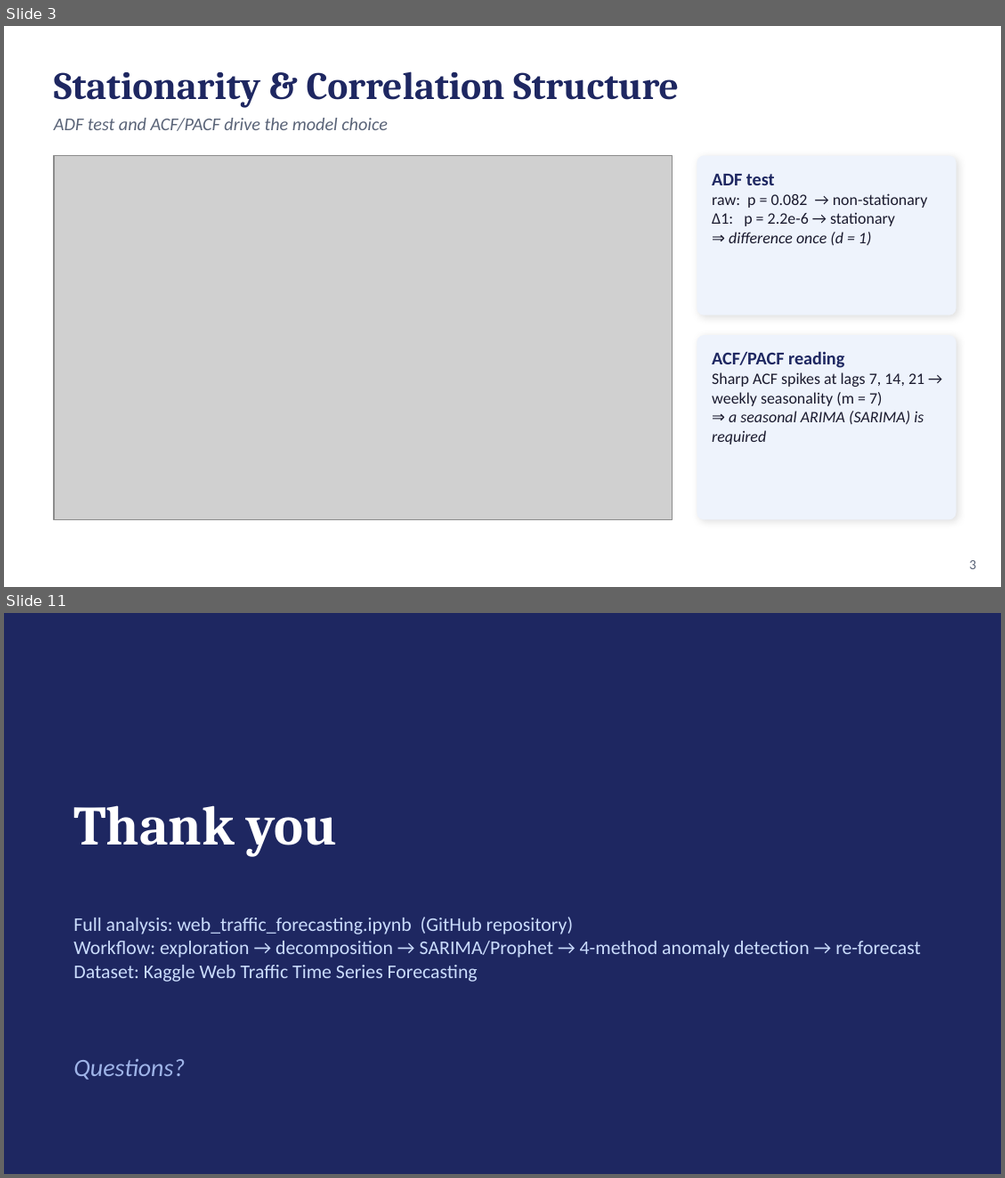
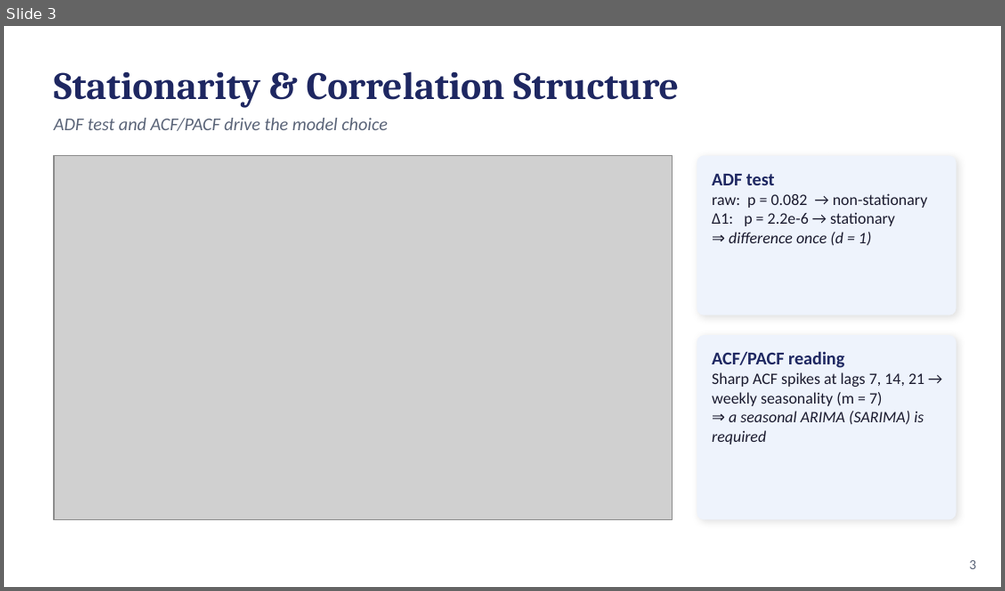
Before and after one commit to AyZee100/web-traffic-forecasting, a slide deck: slides.pptx. Shown one above the other, each under a label of ours: slides 3 and 11 before the commit, slide 3 after it; the slides between them are not shown. The pictures are 1005x1178 and 1005x591 pixels, drawn with LibreOffice and Linux fonts; fonts in the diff are those of the drawing; grey boxes stand for pictures. Boxes give left, top, right and bottom in pixels: in the first picture for what was removed or moved away, otherwise in the second. Text is boxed around its words. In the diff, an @@ line names an element or a change of style, - is before the commit and + after.

```diff
--- a/slides.pptx
+++ b/slides.pptx
@@ slide 11 removed at (x1=4, y1=613, x2=1001, y2=1174), background #1E2761 @@
@@ text removed at (x1=73, y1=805, x2=337, y2=857) @@
-Thank you
@@ text removed at (x1=73, y1=916, x2=921, y2=981) @@
-Full analysis: web_traffic_forecasting.ipynb (GitHub repository)
-Workflow: exploration → decomposition → SARIMA/Prophet → 4-method anomaly detection → re-forecast
-Dataset: Kaggle Web Traffic Time Series Forecasting
@@ text removed at (x1=73, y1=1059, x2=185, y2=1079) @@
-Questions?
```
Also in this commit, not shown: 9 slides changed, 1 slide added.
